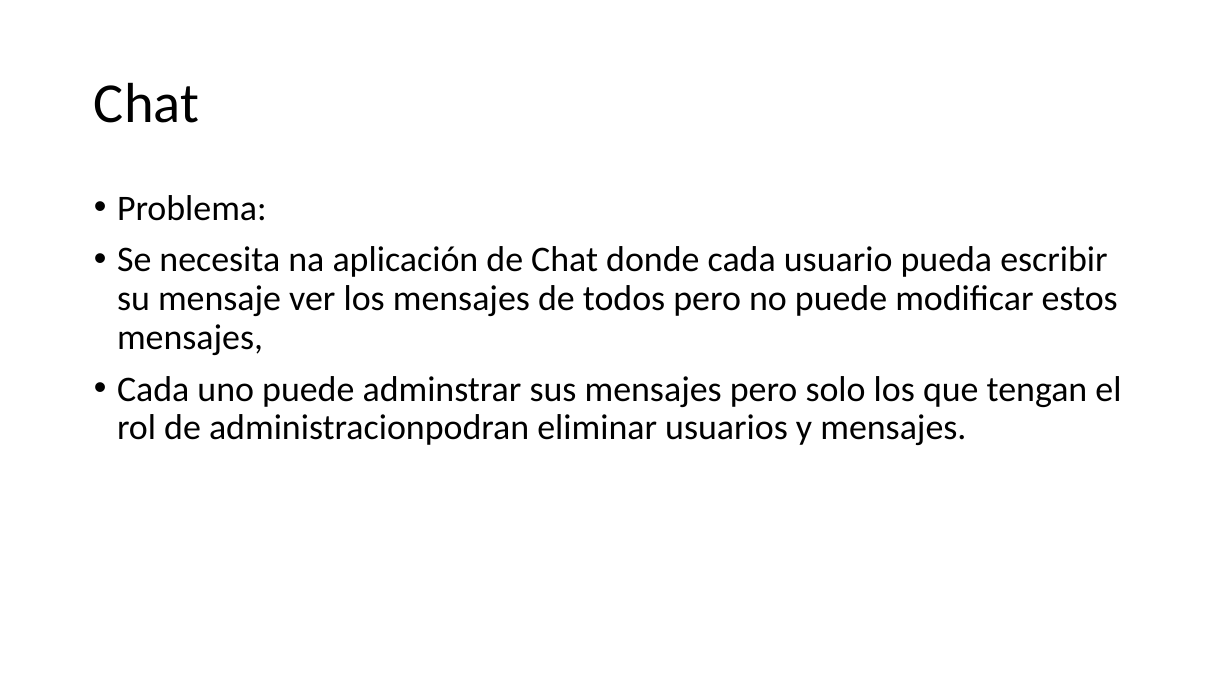
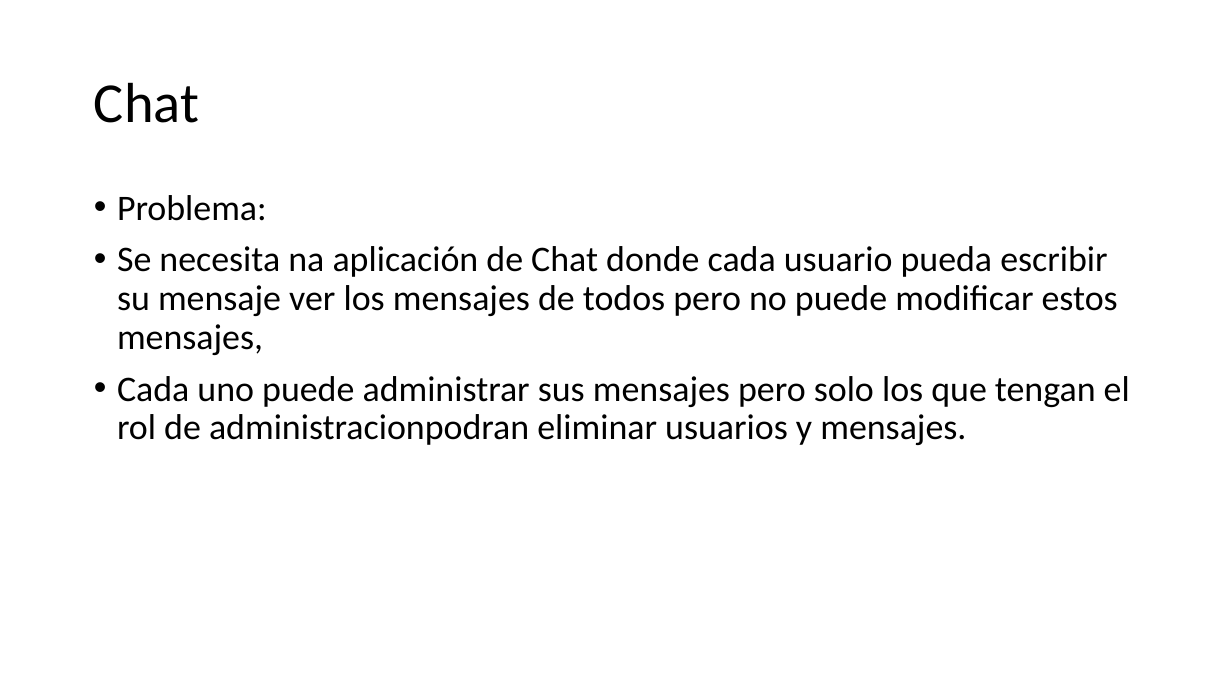
Before and after one commit to ziurregor/UDABOL_202202, a slide deck: slide 2 of Proyecto Final.pptx. Drawn at 1232x693 pixels with LibreOffice and Linux fonts; fonts in the diff are those of the drawing. Boxes give left, top, right and bottom in pixels: in the first picture for what was removed or moved away, otherwise in the second. Text is boxed around its words. In the diff, an @@ line names an element or a change of style, - is before the commit and + after.

```diff
--- a/Proyecto Final.pptx
+++ b/Proyecto Final.pptx
@@ text at bbox=[117, 376, 1130, 445]: text changed @@
-• Cada uno puede adminstrar sus mensajes pero solo los que tengan el rol de administracionpodran eliminar usuarios y mensajes.
+• Cada uno puede administrar sus mensajes pero solo los que tengan el rol de administracionpodran eliminar usuarios y mensajes.
```
Also in this commit, not shown: 1 other slide changed, 10 other files.
